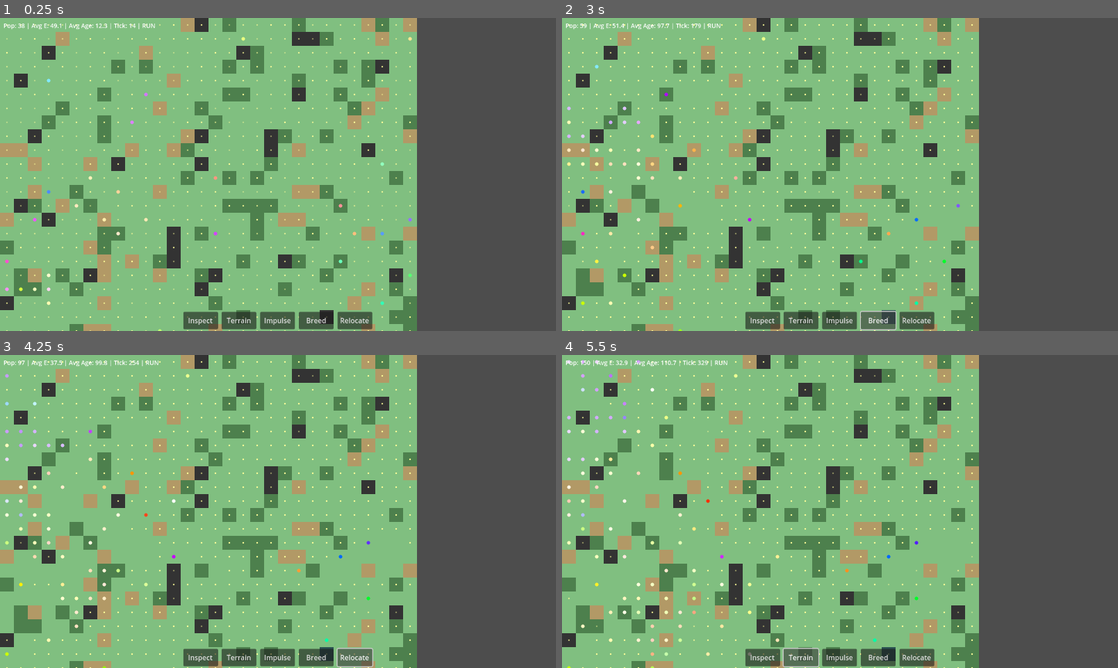
Above: before the commit, frames 1-4 (two rows, left to right).
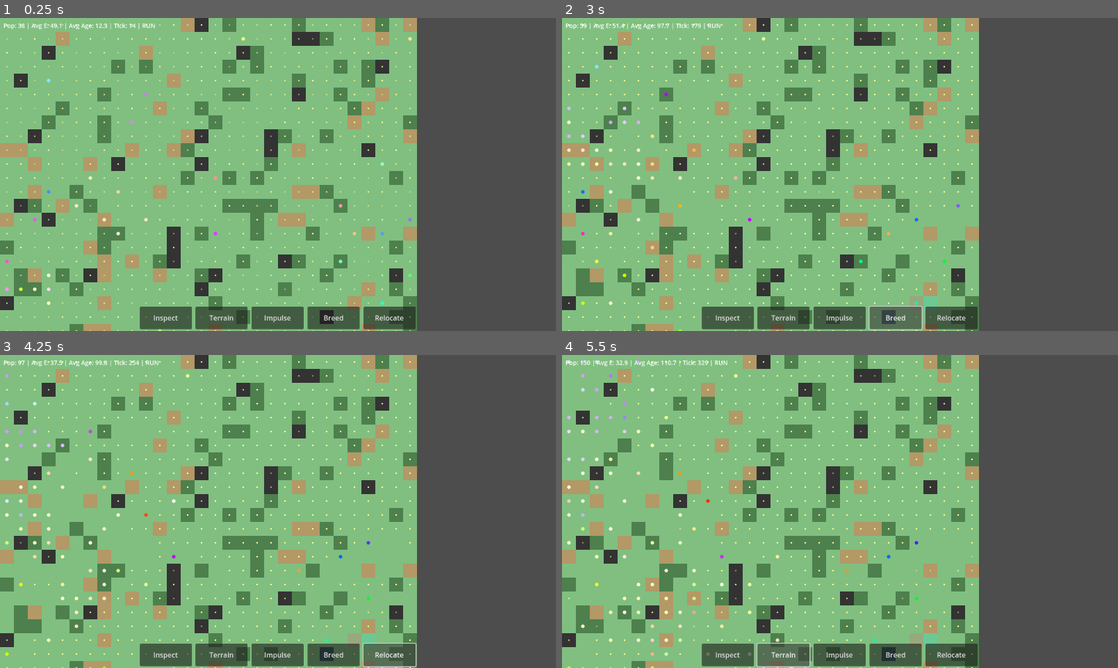
Above: after the commit, the same moments.

Repository: lavich/EvoCraft
Game: Godot game, scene res://main.tscn
The game is run twice, just before and just after one commit, with the same random seed, the same clock (stepped at 60 frames per second) and the same inputs.
Inputs:
- Up to frame 1 (0.25 s): no input
- Up to frame 2 (3 s): click "Inspect" at 0.5 s; click "Terrain" at 1.25 s; click "Impulse" at 2 s; click "Breed" at 2.75 s
- Up to frame 3 (4.25 s): click "Relocate" at 3.5 s
- Up to frame 4 (5.5 s): click "Inspect" at 4.25 s; click "Terrain" at 5 s

The runs differ from the first frame. In frame 1, 2.3% of the frame differs, in the area x 25-75%, y 92-100%; in frame 2, 2.4%; in frame 3, 2.5%, in the area x 25-75%, y 88-100%; in frame 4, 2.4%.

Commit message:
bigger buttons: 120x52, palette widened to 640px

Diff:
--- a/main.tscn
+++ b/main.tscn
@@ -36,66 +36,61 @@
 offset_bottom = 200.0
 
 [node name="ToolPalette" type="HBoxContainer" parent="HUD"]
-layout_mode = 3
-anchors_preset = 15
+anchors_preset = 7
 anchor_left = 0.5
 anchor_top = 1.0
 anchor_right = 0.5
 anchor_bottom = 1.0
-offset_left = -220.0
-offset_top = -44.0
-offset_right = 220.0
+offset_left = -320.0
+offset_top = -56.0
+offset_right = 320.0
 offset_bottom = -4.0
 grow_horizontal = 2
+grow_vertical = 2
 theme_override_constants/separation = 4
 
 [node name="PointerBtn" type="Button" parent="HUD/ToolPalette"]
+custom_minimum_size = Vector2(120, 52)
 layout_mode = 2
 size_flags_horizontal = 6
-custom_minimum_size = Vector2(80, 36)
 text = "Inspect"
 
 [node name="TerrainBtn" type="Button" parent="HUD/ToolPalette"]
+custom_minimum_size = Vector2(120, 52)
 layout_mode = 2
 size_flags_horizontal = 6
-custom_minimum_size = Vector2(80, 36)
 text = "Terrain"
 
 [node name="ImpulseBtn" type="Button" parent="HUD/ToolPalette"]
+custom_minimum_size = Vector2(120, 52)
 layout_mode = 2
 size_flags_horizontal = 6
-custom_minimum_size = Vector2(80, 36)
 text = "Impulse"
 
 [node name="BreedBtn" type="Button" parent="HUD/ToolPalette"]
+custom_minimum_size = Vector2(120, 52)
 layout_mode = 2
 size_flags_horizontal = 6
-custom_minimum_size = Vector2(80, 36)
 text = "Breed"
 
 [node name="RelocateBtn" type="Button" parent="HUD/ToolPalette"]
+custom_minimum_size = Vector2(120, 52)
 layout_mode = 2
 size_flags_horizontal = 6
-custom_minimum_size = Vector2(80, 36)
 text = "Relocate"
 
 [node name="InspectPopup" type="Panel" parent="HUD"]
-layout_mode = 3
-anchors_preset = 0
+visible = false
+anchors_preset = -1
 anchor_left = 0.35
 anchor_top = 0.15
 anchor_right = 0.65
 anchor_bottom = 0.5
-offset_left = 0.0
-offset_top = 0.0
-offset_right = 0.0
-offset_bottom = 0.0
-visible = false
-theme_override_styles/panel = SubResource(1)
+theme_override_styles/panel = SubResource("1")
 
 [node name="InspectLabel" type="RichTextLabel" parent="HUD/InspectPopup"]
 layout_mode = 1
-anchors_preset = 15
+anchors_preset = 3
 anchor_left = 1.0
 anchor_top = 1.0
 anchor_right = 1.0
@@ -104,6 +99,8 @@
 offset_top = 8.0
 offset_right = -8.0
 offset_bottom = -8.0
+grow_horizontal = 2
+grow_vertical = 2
 theme_override_colors/default_color = Color(1, 1, 1, 1)
 theme_override_font_sizes/normal_font_size = 12
 bbcode_enabled = true
Not shown: 2 places in main.tscn that only renumber resources
